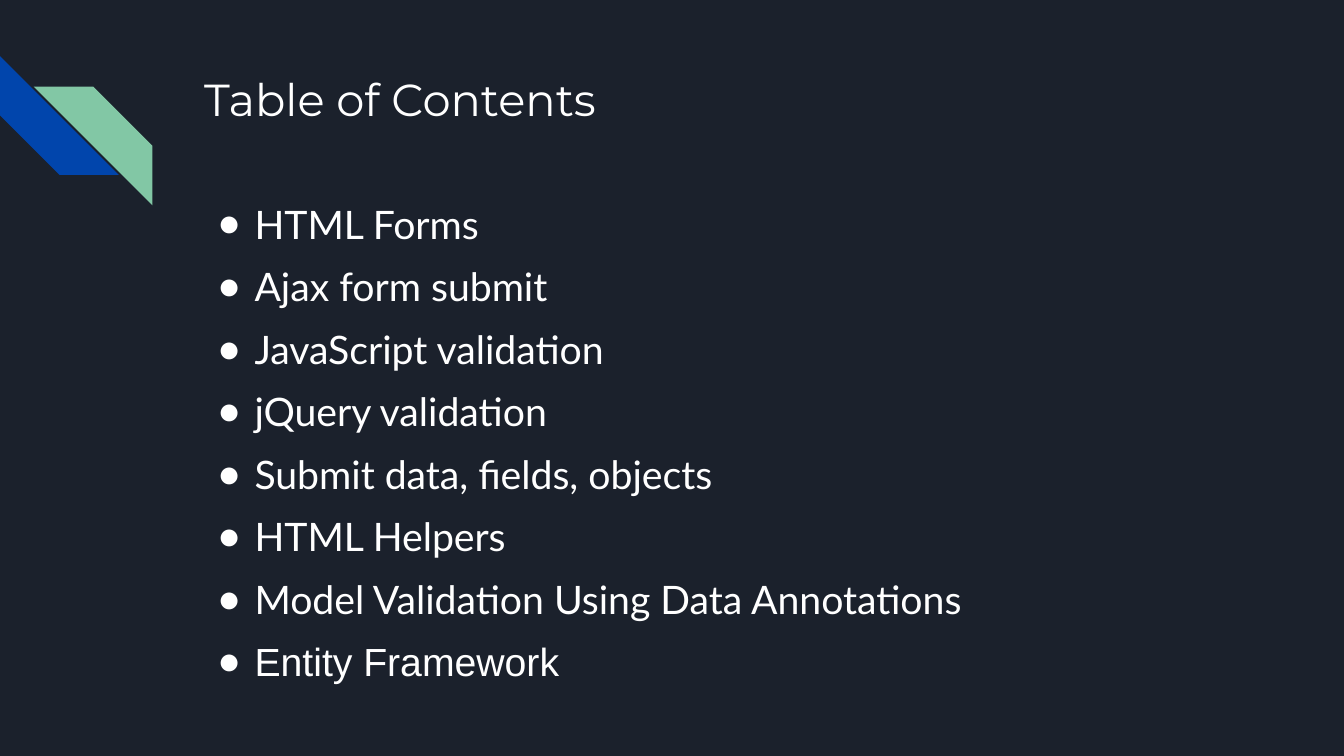
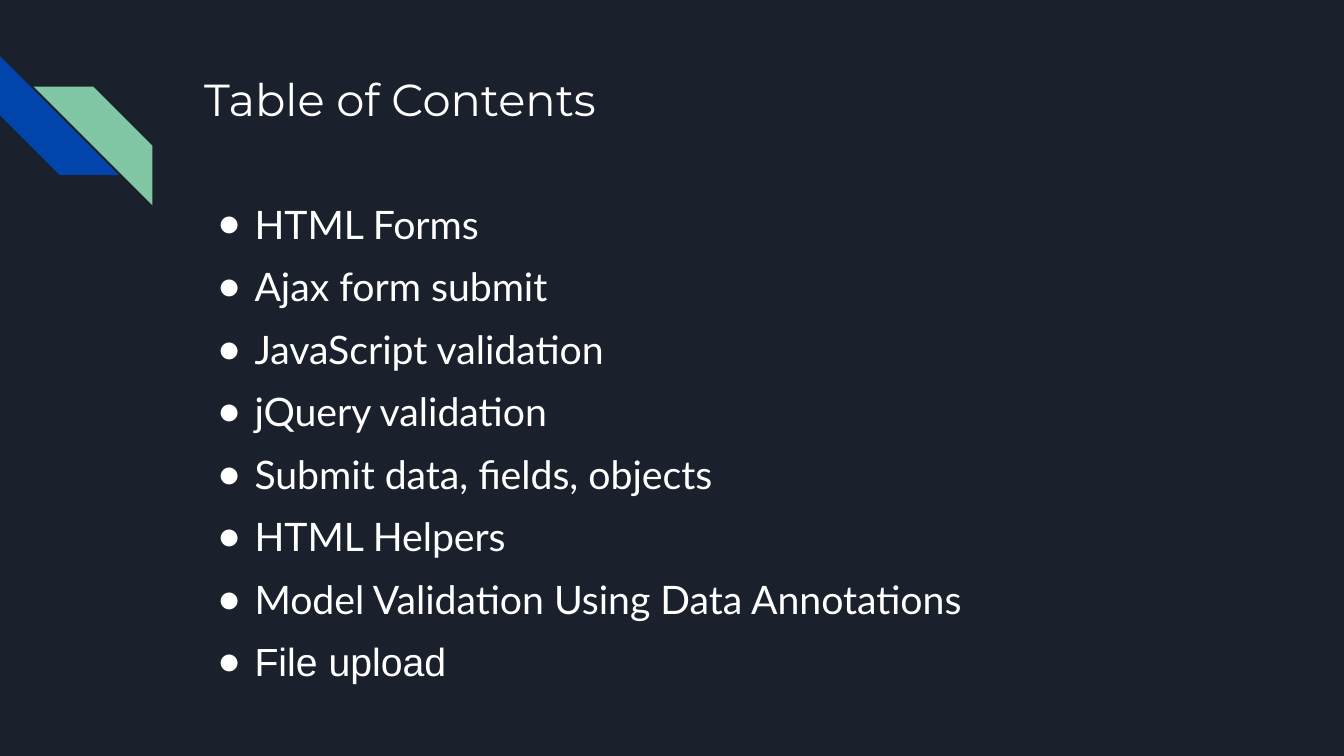
Before and after one commit to bulhard/Web-Programming, a slide deck: slide 2 of 00 Presentations/05 Forms and Validation.pptx. Drawn at 1344x756 pixels with LibreOffice and Linux fonts; fonts in the diff are those of the drawing. Boxes give left, top, right and bottom in pixels: in the first picture for what was removed or moved away, otherwise in the second. Text is boxed around its words. In the diff, an @@ line names an element or a change of style, - is before the commit and + after.

```diff
--- a/00 Presentations/05 Forms and Validation.pptx
+++ b/00 Presentations/05 Forms and Validation.pptx
@@ text at (255, 647, 447, 684): text changed @@
-● Entity Framework
+● File upload
```
Also in this commit, not shown: 2 other slides changed, 6 other files.
